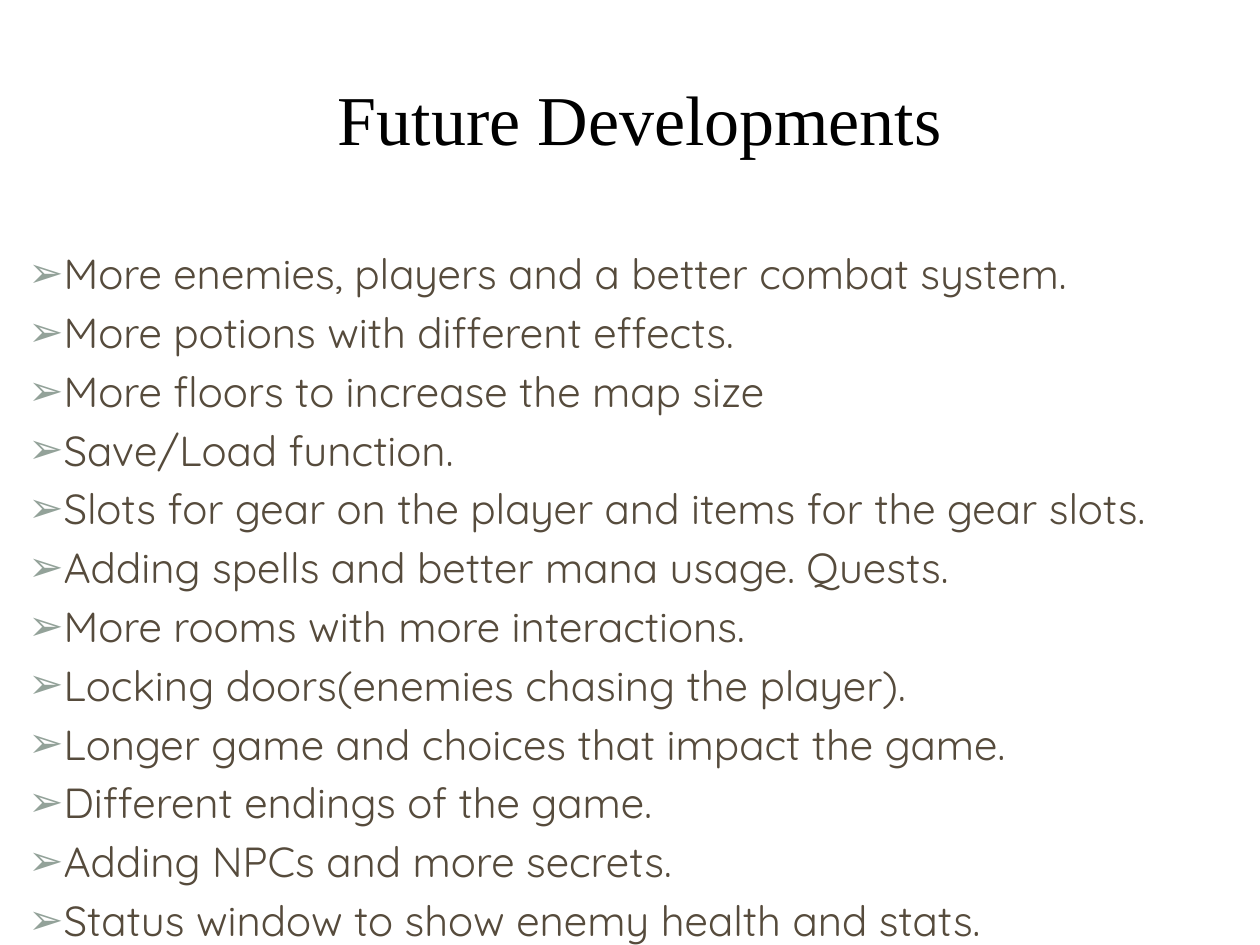
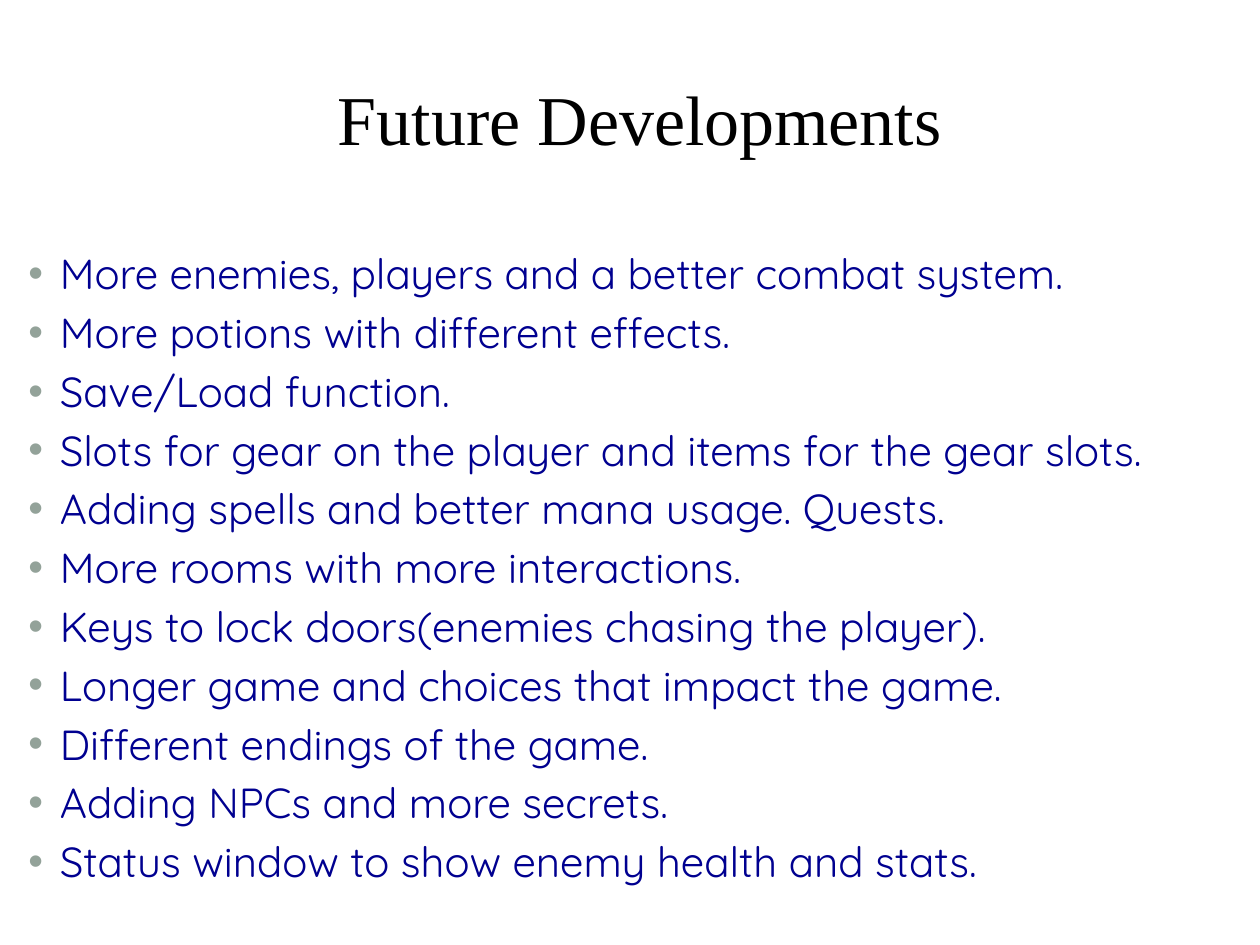
Before and after one commit to BlazeAxtrius/CM1101-Final-Game-Team09, a slide deck: slide 9 of GAME/Game-Plan-Haunted-House.pptx. Drawn at 1260x945 pixels with LibreOffice and Linux fonts; fonts in the diff are those of the drawing; background and template pictures are left out. Boxes give left, top, right and bottom in pixels: in the first picture for what was removed or moved away, otherwise in the second. Text is boxed around its words. In the diff, an @@ line names an element or a change of style, - is before the commit and + after.

```diff
--- a/GAME/Game-Plan-Haunted-House.pptx
+++ b/GAME/Game-Plan-Haunted-House.pptx
@@ text at [60, 258, 1141, 886]: text colour #564B3C to #000090 in "More enemies, players and a better combat ...", "More potions with different effects.", "Save/Load function.", "Slots for gear on the player and ..." and 6 more places; bullet ➢ to • @@
@@ text at [64, 376, 764, 416]: paragraph removed @@
-➢ More floors to increase the map size
@@ text at [60, 611, 985, 651]: text changed; text colour #564B3C to #000090 @@
-➢ Locking doors(enemies chasing the player).
+• Keys to lock doors(enemies chasing the player).
```
Also in this commit, not shown: 6 other slides changed, 1 other file.
